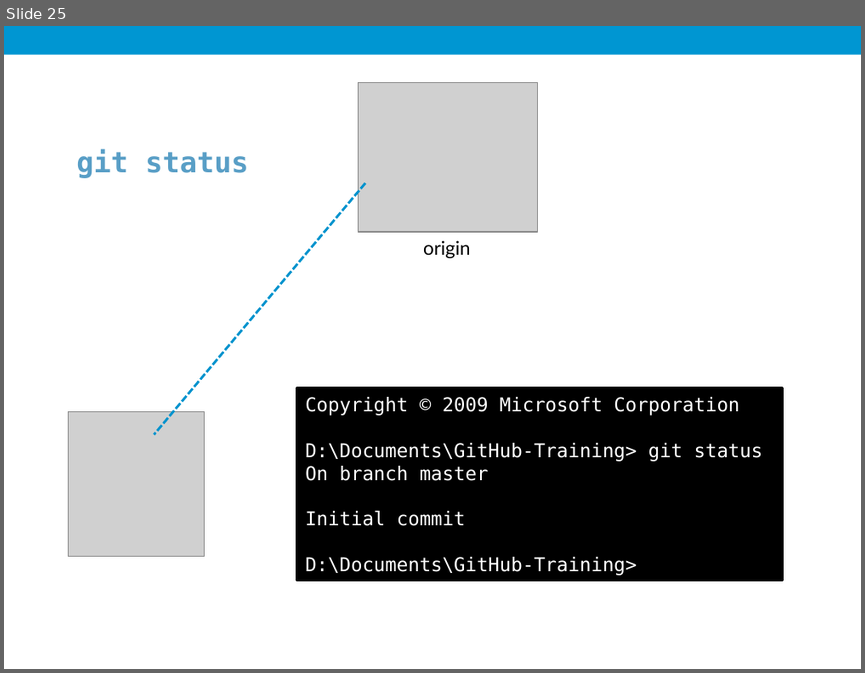
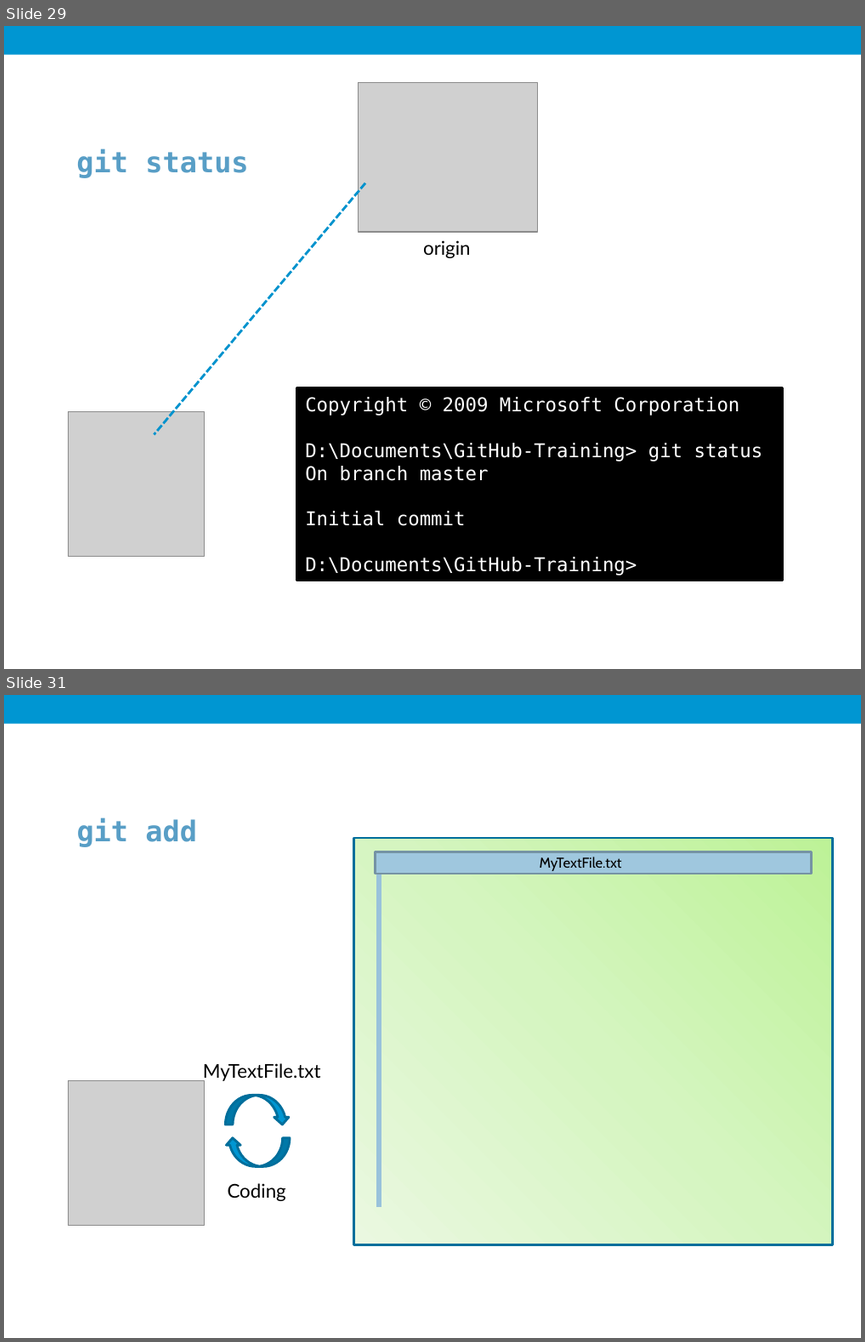
Before and after one commit to UI-Research/GitHub-Training-External, a slide deck: Intro.pptx. Shown one above the other, each under a label of ours: slide 25 before the commit, slides 29 and 31 after it; the slides between them are not shown. The pictures are 865x673 and 865x1342 pixels, drawn with LibreOffice and Linux fonts; fonts in the diff are those of the drawing; grey boxes stand for pictures; background and template pictures are left out. Boxes give left, top, right and bottom in pixels: in the first picture for what was removed or moved away, otherwise in the second. Text is boxed around its words. In the diff, an @@ line names an element or a change of style, - is before the commit and + after.

```diff
--- a/Intro.pptx
+++ b/Intro.pptx
@@ slide 31 added at box(4, 695, 861, 1338), background #FFFFFF; not listed: 1 template element that a slide beside it also shows @@
@@ text added at box(77, 817, 197, 847), 24 pt, text #589EC6, bold @@
+git add
@@ rectangle added at box(353, 838, 832, 1245), fill gradient #BEF297 to #D5F6C0 to #EAFAE0, outline #006F9B 2 pt @@
@@ rectangle added at box(375, 851, 811, 873), fill #9FC7DE, outline #7693A4 2 pt @@
@@ line added from (378, 863) to (378, 1207), #9AC3DB 4.5 pt @@
@@ text added at box(540, 857, 622, 871), 12 pt, text #000000 @@
+MyTextFile.txt
@@ text added at box(203, 1063, 321, 1082), 16 pt, text #000000 @@
+MyTextFile.txt
@@ picture added at box(69, 1081, 204, 1225) @@
@@ curved down arrow added at box(225, 1095, 290, 1124), fill #0096D2, outline #006F9B 2 pt @@
@@ curved down arrow added at box(225, 1138, 290, 1166), fill #0096D2, outline #006F9B 2 pt @@
@@ text added at box(228, 1183, 286, 1201), 16 pt, text #000000 @@
+Coding
@@ what was slide 25 is now slide 29 @@
```
Also in this commit, not shown: 6 slides changed, 13 other slides added.
